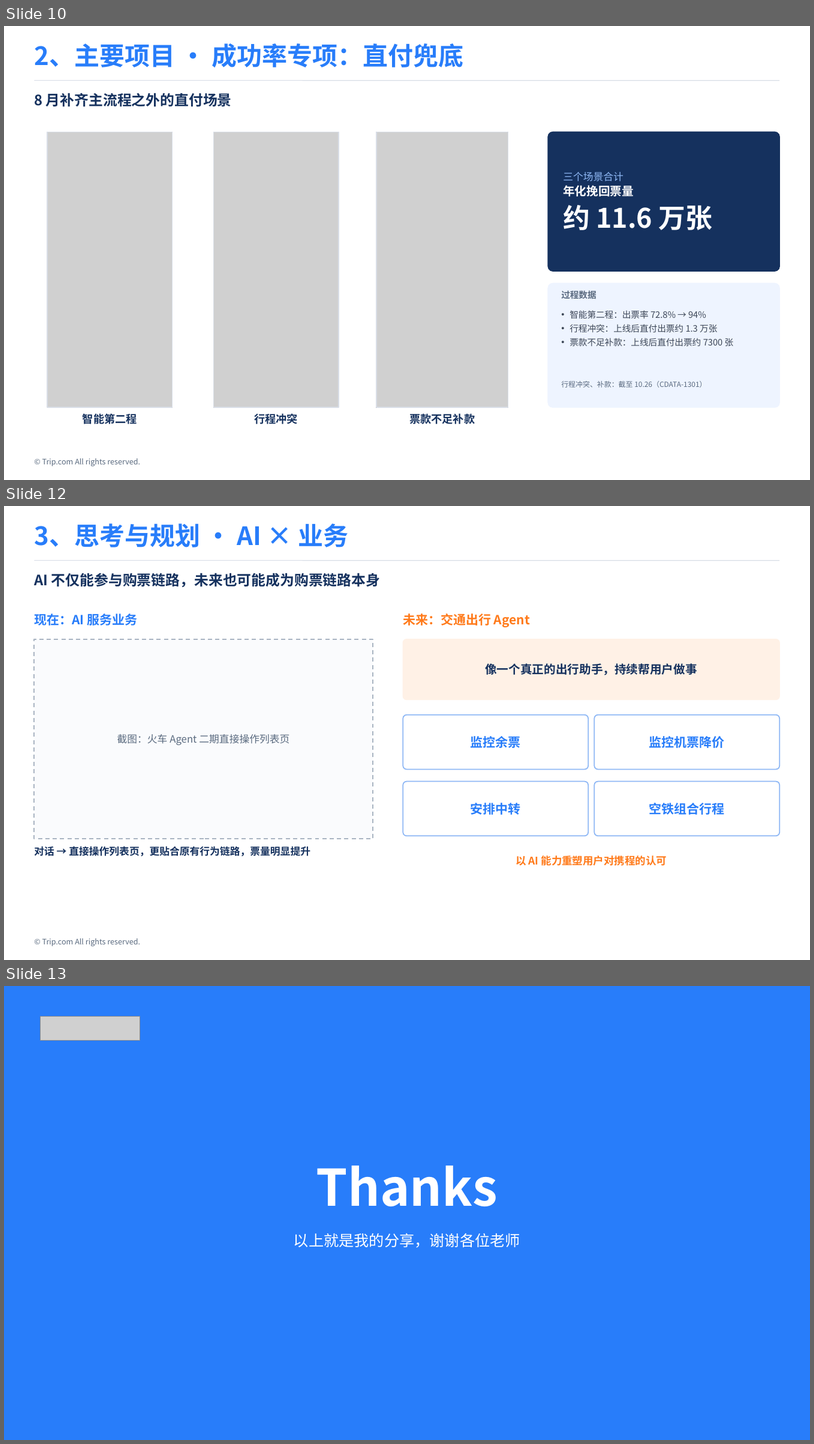
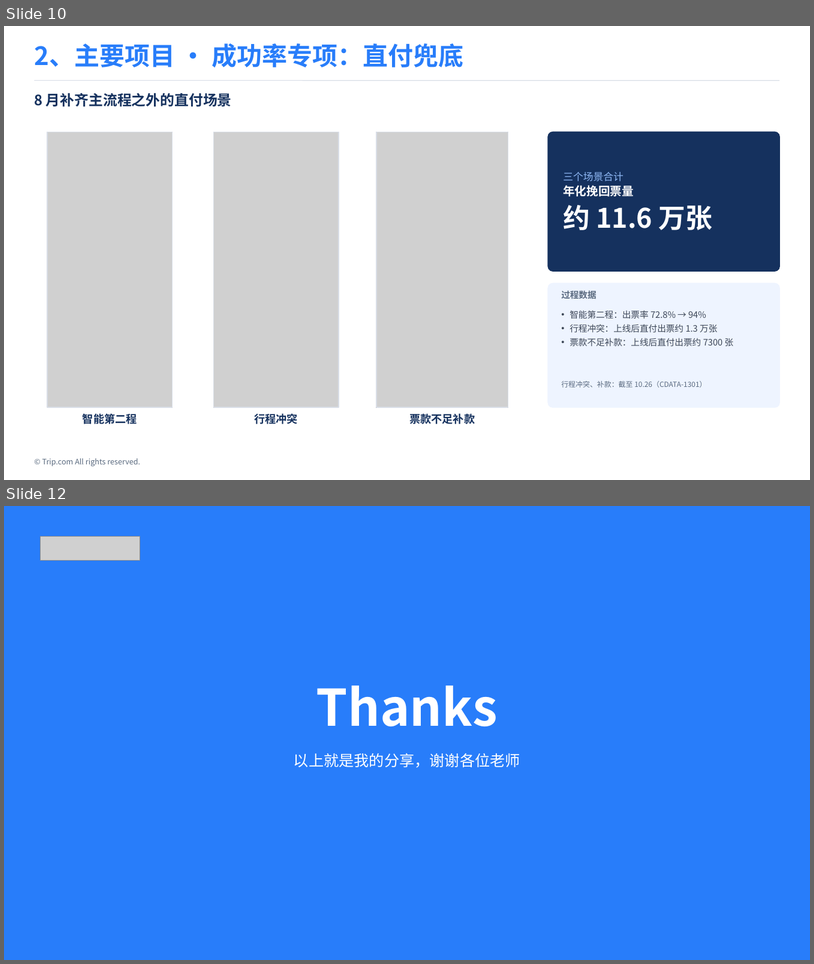
Before and after one commit to Wennie006/AI-myself, a slide deck: 留用答辩_v4.pptx. Shown one above the other, each under a label of ours: slides 10, 12 and 13 before the commit, slides 10 and 12 after it; the slides between them are not shown. The pictures are 814x1444 and 814x964 pixels, drawn with LibreOffice and Linux fonts; fonts in the diff are those of the drawing; grey boxes stand for pictures. Boxes give left, top, right and bottom in pixels: in the first picture for what was removed or moved away, otherwise in the second. Text is boxed around its words. In the diff, an @@ line names an element or a change of style, - is before the commit and + after.

```diff
--- a/留用答辩_v4.pptx
+++ b/留用答辩_v4.pptx
@@ slide 12 removed at bbox=[4, 506, 810, 960], background #FFFFFF; not listed: 2 template elements that a slide beside it also shows @@
@@ title removed at bbox=[34, 523, 348, 547] @@
-3、思考与规划 · AI × 业务
@@ text removed at bbox=[34, 573, 380, 587] @@
-AI 不仅能参与购票链路，未来也可能成为购票链路本身
@@ text removed at bbox=[34, 613, 138, 625] @@
-现在：AI 服务业务
@@ text removed at bbox=[403, 613, 530, 627] @@
-未来：交通出行 Agent
@@ rectangle removed at bbox=[34, 639, 373, 839] @@
@@ rounded rectangle removed at bbox=[403, 639, 780, 700] @@
@@ text removed at bbox=[485, 663, 697, 675] @@
-像一个真正的出行助手，持续帮用户做事
@@ rounded rectangle removed at bbox=[403, 715, 588, 769] @@
@@ rounded rectangle removed at bbox=[595, 715, 780, 769] @@
@@ text removed at bbox=[117, 734, 290, 745] @@
-截图：火车 Agent 二期直接操作列表页
@@ text removed at bbox=[471, 736, 521, 748] @@
-监控余票
@@ text removed at bbox=[650, 736, 725, 748] @@
-监控机票降价
@@ rounded rectangle removed at bbox=[403, 781, 588, 835] @@
@@ rounded rectangle removed at bbox=[595, 781, 780, 835] @@
@@ text removed at bbox=[471, 802, 521, 814] @@
-安排中转
@@ text removed at bbox=[650, 802, 725, 814] @@
-空铁组合行程
@@ text removed at bbox=[34, 846, 311, 856] @@
-对话 → 直接操作列表页，更贴合原有行为链路，票量明显提升
@@ text removed at bbox=[516, 855, 668, 865] @@
-以 AI 能力重塑用户对携程的认可
@@ what was slide 13 is now slide 12 @@
```
Also in this commit, not shown: 1 slide added, 1 other slide removed.
